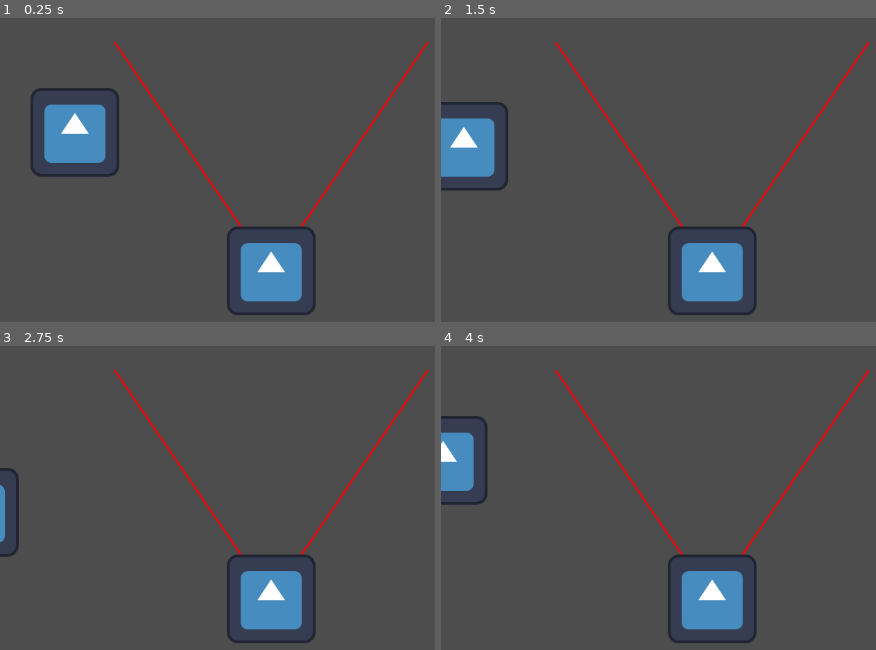
Above: before the commit, frames 1-4 (two rows, left to right).
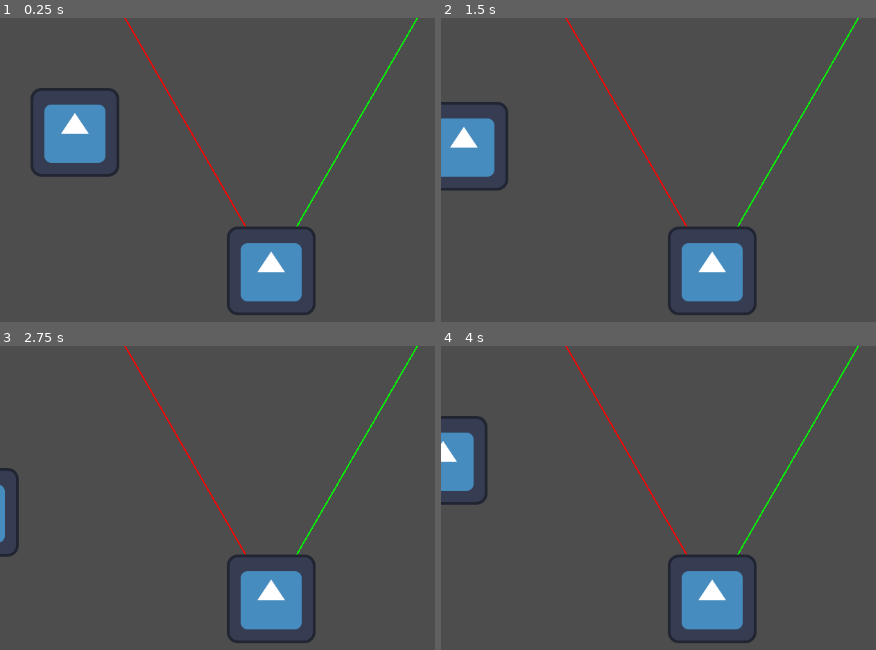
Above: after the commit, the same moments.

Repository: likuuuado/-BlinDebt
Game: Godot game, scene res://Escena testeo.tscn
Two runs of this game, one before a commit and one after it. Both use one fixed random seed, a clock stepped at 60 frames per second and the inputs below. The engine's default icon, where the game draws it, is replaced by a stand-in: a white triangle on a blue panel in a dark square.
Inputs:
- Up to frame 1 (0.25 s): no input
- Up to frame 2 (1.5 s): tap Enter at 0.5 s; hold Right (right) 0.53-1.28 s; hold S (down) from 1.28 s (still down)
- Up to frame 3 (2.75 s): release S (down) at 2.03 s; hold Right (right) from 2.03 s (still down)
- Up to frame 4 (4 s): release Right (right) at 2.78 s; hold W (up) 2.78-3.53 s; hold A (left) from 3.53 s (still down)

The runs differ from the first frame. In frame 1, 1.5% of the frame differs, in the area x 26-99%, y 0-69%; in frame 2, 1.5%; in frame 3, 1.5%; in frame 4, 1.5%.

Commit message:
cambio de floats a radiales
aca no hay receta, xq casi me pego 3 tiros intentando hacer que hacer que se forme el angulo y no una linea recta para arriba.
la solucion: sacar el _on de _on_ready

Diff:
--- a/Escena testeo.tscn
+++ b/Escena testeo.tscn
@@ -7,8 +7,7 @@
 
 [node name="EntidadEstatica" parent="." unique_id=1687331155 instance=ExtResource("1_h7n2u")]
 position = Vector2(391, 365)
-angulo = null
-lenght = 400.0
+lenght = 500.0
 
-[node name="Player" parent="." unique_id=742638403 instance=ExtResource("2_5lpus")]
+[node name="Player" parent="." unique_id=742638403 groups=["player"] instance=ExtResource("2_5lpus")]
 position = Vector2(108, 165)
--- a/Escenas/entidad_estatica.gd
+++ b/Escenas/entidad_estatica.gd
@@ -4,18 +4,24 @@
 class_name Enemigos
 
 var player
+var angleRads : float
 
 @export var angulo: float = 60
-@export var lenght: float
-var direction = Vector2.UP
+@export var lenght: float = 400
+@export var direction = Vector2.UP
 
-func _on_ready():
-	player = get_tree().get_nodes_in_group(player)
+func _ready():
+
+	angleRads = deg_to_rad(angulo / 2)
 
 
 func _draw():
-	var limIzquierda = direction.rotated(-0.6) * lenght
-	var limDerecha = direction.rotated(0.6) * lenght
+	var limIzquierda = direction.rotated(-angleRads) * lenght
+	var limDerecha = direction.rotated(angleRads) * lenght
 
-	draw_line(Vector2.ZERO, limIzquierda, Color.RED, 2.5)
-	draw_line(Vector2.ZERO, limDerecha, Color.RED, 2.5)
+	draw_line(Vector2.ZERO, limIzquierda, Color.RED, 2.0)
+	draw_line(Vector2.ZERO, limDerecha, Color.GREEN, 2.0)
+
+func Deteccion():
+	var playerPos = to_local(player.global_position)
+	var anguloPlayer = direction.angle_to(playerPos)
